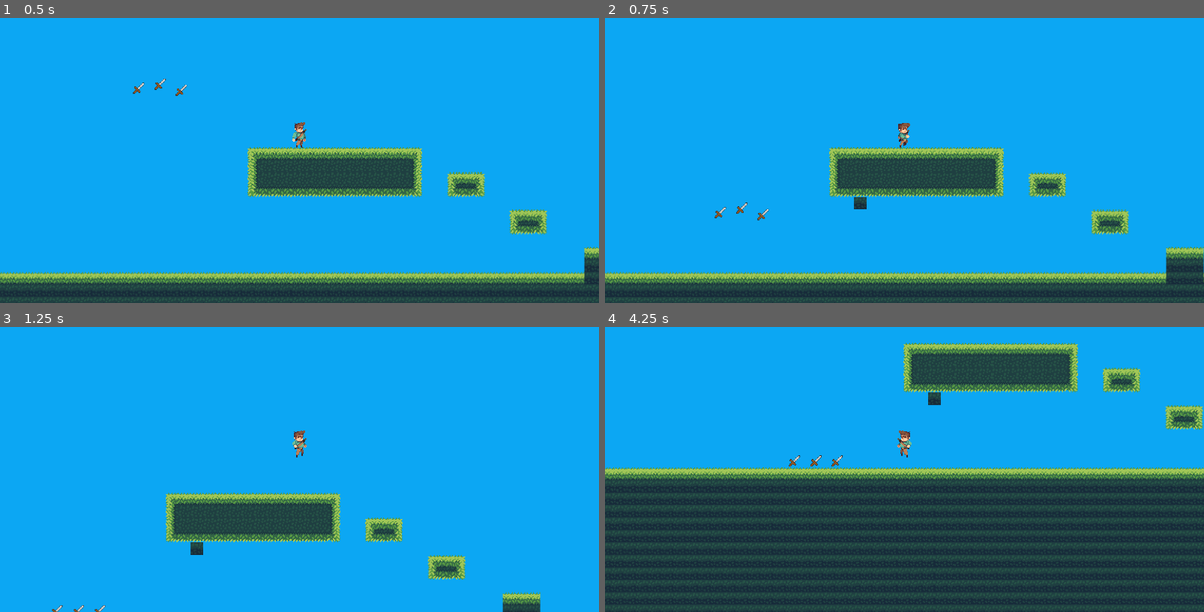
Above: before the commit, frames 1-4 (two rows, left to right).
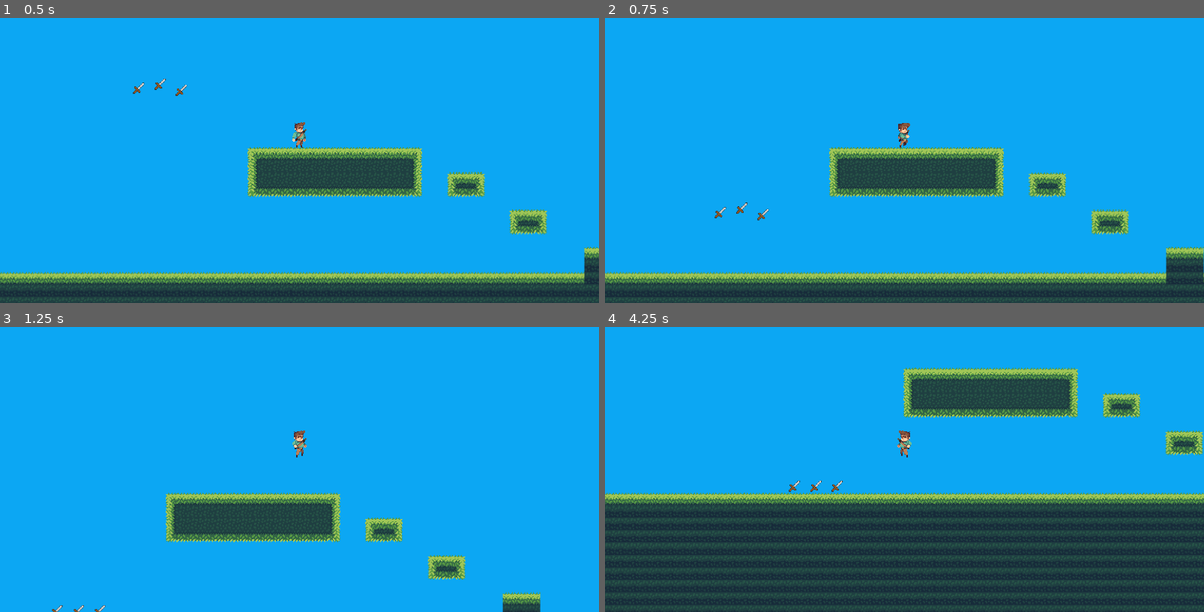
Above: after the commit, the same moments.

Repository: MysteryCoder456/Terons-Crusade
Game: Godot game, scene res://src/scenes/world.tscn
Same seed, same stepped clock (60 frames per second), same inputs: the game is played once before the commit and once after it.
Inputs (mouse positions are in pixels of both pictures, inside the frame that each line leads up to):
- Up to frame 1 (0.5 s): no input
- Up to frame 2 (0.75 s): move the mouse to (874, 203) at 0.52 s; hold D (move_right) from 0.53 s (still down); right-click (874, 203) at 0.6 s; click (874, 203) at 0.67 s
- Up to frame 3 (1.25 s): keep holding D (move_right); tap W (jump) at 0.77 s
- Up to frame 4 (4.25 s): move the mouse to (1084, 495) at 1.27 s; click (1084, 495) at 1.35 s; tap W (jump) at 1.52, 3.02, 3.77 s; right-click (1084, 495) at 1.55 s; move the mouse to (724, 392) at 2.02 s; release D (move_right) at 2.03 s; hold A (move_left) from 2.03 s (still down); tap Mouse wheel down (hotbar_down) at 2.1 s; click (724, 392) at 2.17 s; right-click (724, 392) at 2.3 s; move the mouse to (934, 443) at 2.77 s; tap Mouse wheel up (hotbar_up) at 2.85 s; click (934, 443) at 2.92 s; right-click (934, 443) at 3.05 s; move the mouse to (814, 358) at 3.52 s; tap R (pickup_item) at 3.6 s; click (814, 358) at 3.67 s; right-click (814, 358) at 3.8 s

Frame 1 is identical in both runs. In frame 2, 0.1% of the frame differs, in the area x 41-44%, y 62-68%; in frame 3, 0.1%; in frame 4, 21%, in the area x 0-100%, y 5-63%.

Commit message:
blocks only placeable if a placeable item held in hotbar

Diff:
--- a/Terons-Crusade/src/scenes/world.gd
+++ b/Terons-Crusade/src/scenes/world.gd
@@ -6,16 +6,21 @@
 
 func _input(event):
 	if !player.inventory_open:
+		var player_held_item = Globals.player_hotbar[player.current_hotbar_selection]
 		var mouse_pos = get_global_mouse_position()
-		var block_id = 2
 
 		if mouse_pos.distance_to(player.global_position) <= player.reach_distance:
 			if Input.is_action_just_pressed("use"):
-				var block_position = $TileMap.world_to_map(mouse_pos)
+				if player_held_item:
+					var item_info = JsonData.item_data[player_held_item[0]]
 
-				if $TileMap.get_cellv(block_position) == $TileMap.INVALID_CELL:
-					if is_block_nearby(block_position):
-						$TileMap.set_cellv(block_position, block_id)
+					if item_info["category"] == "block":
+						var block_id = item_info["block_id"]
+						var block_position = $TileMap.world_to_map(mouse_pos)
+
+						if $TileMap.get_cellv(block_position) == $TileMap.INVALID_CELL:
+							if is_block_nearby(block_position):
+								$TileMap.set_cellv(block_position, block_id)
 
 			elif Input.is_action_just_pressed("break"):
 				var block_position = $TileMap.world_to_map(mouse_pos)
